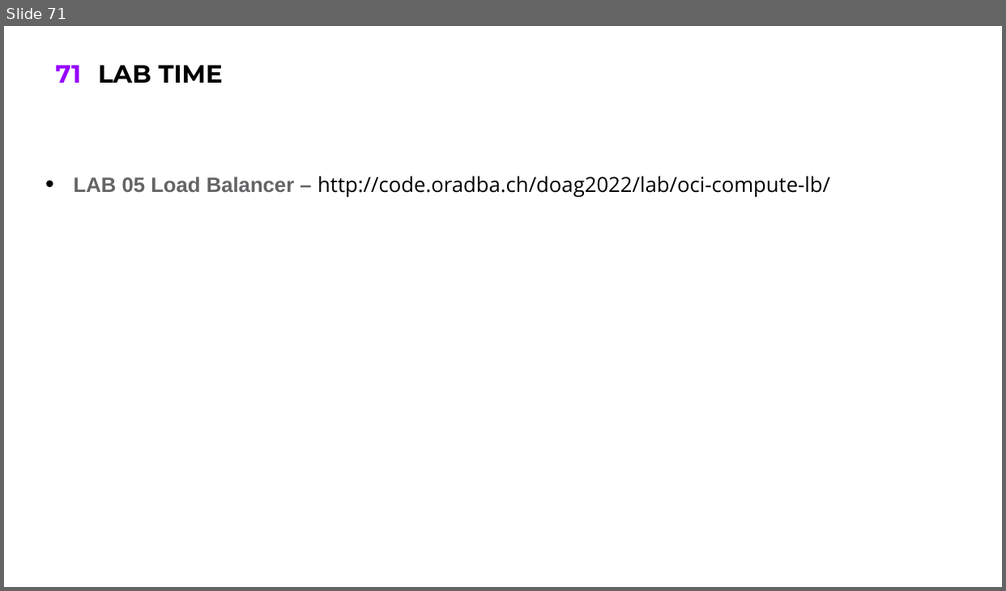
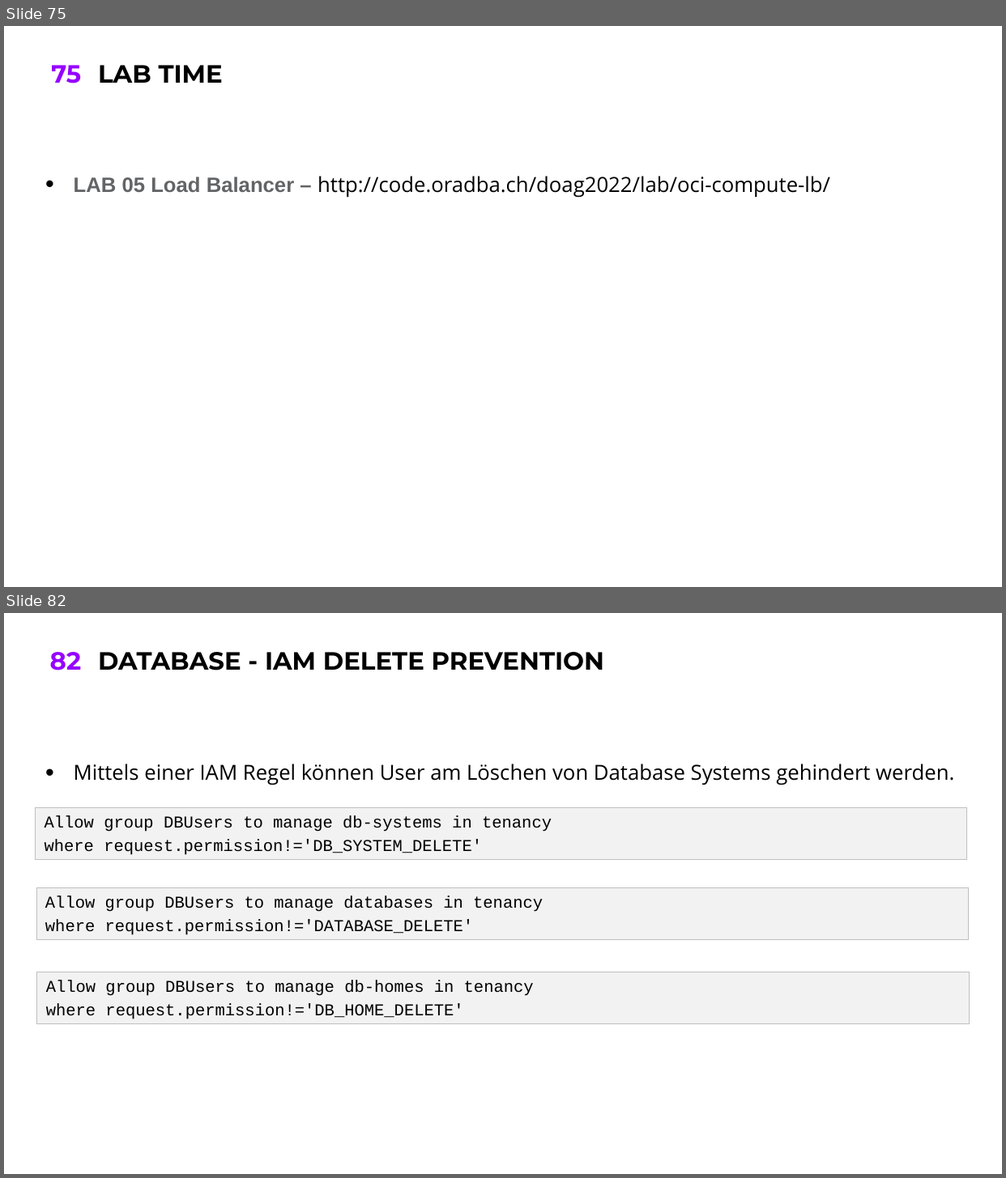
Before and after one commit to oehrlis/doag2022, a slide deck: ppt/02_OCI-Walkthrough.pptx. Shown one above the other, each under a label of ours: slide 71 before the commit, slides 75 and 82 after it; the slides between them are not shown. The pictures are 1006x591 and 1006x1178 pixels, drawn with LibreOffice and Linux fonts; fonts in the diff are those of the drawing; background and template pictures are left out. Boxes give left, top, right and bottom in pixels: in the first picture for what was removed or moved away, otherwise in the second. Text is boxed around its words. In the diff, an @@ line names an element or a change of style, - is before the commit and + after.

```diff
--- a/ppt/02_OCI-Walkthrough.pptx
+++ b/ppt/02_OCI-Walkthrough.pptx
@@ slide 82 added at bbox=[4, 613, 1002, 1174], background #FFFFFF; not listed: 1 template element that a slide beside it also shows @@
@@ title added at bbox=[98, 652, 604, 671], 24 pt, text #000000, bold @@
+DATABASE - IAM DELETE PREVENTION
@@ text added at bbox=[74, 764, 954, 786], 20 pt, text #000000 @@
+• Mittels einer IAM Regel können User am Löschen von Database Systems gehindert werden.
@@ text added at bbox=[36, 808, 967, 860], fill #F2F2F2, outline #BFBFBF 0.75 pt, 16 pt, text #000000 @@
+Allow group DBUsers to manage db-systems in tenancy
+where request.permission!='DB_SYSTEM_DELETE'
@@ text added at bbox=[36, 888, 968, 940], fill #F2F2F2, outline #BFBFBF 0.75 pt, 16 pt, text #000000 @@
+Allow group DBUsers to manage databases in tenancy
+where request.permission!='DATABASE_DELETE'
@@ rectangle added at bbox=[37, 973, 969, 1024], fill #F2F2F2, outline #BFBFBF 0.75 pt, 16 pt, text #000000 @@
+Allow group DBUsers to manage db-homes in tenancy
+where request.permission!='DB_HOME_DELETE'
@@ what was slide 71 is now slide 75 @@
@@ page number at bbox=[51, 65, 81, 84]: text changed @@
-71
+75
```
Also in this commit, not shown: 14 other slides added.
